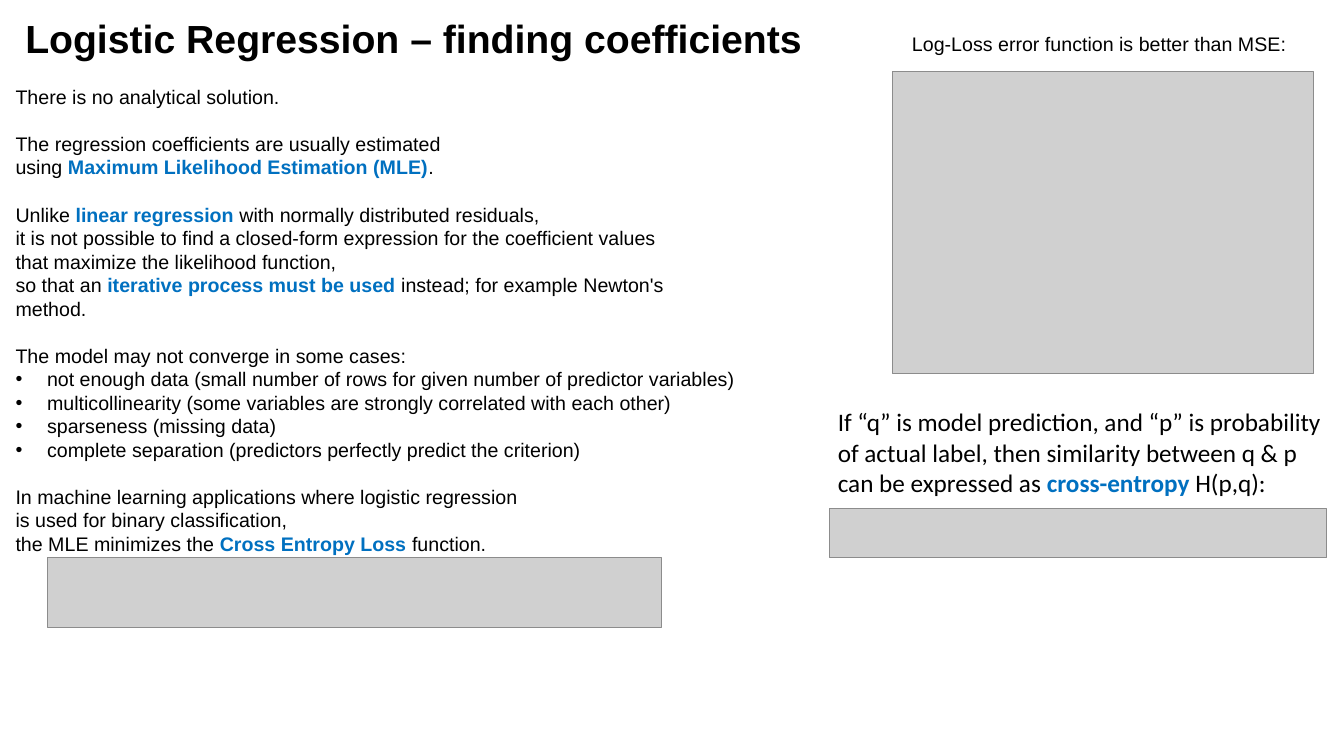
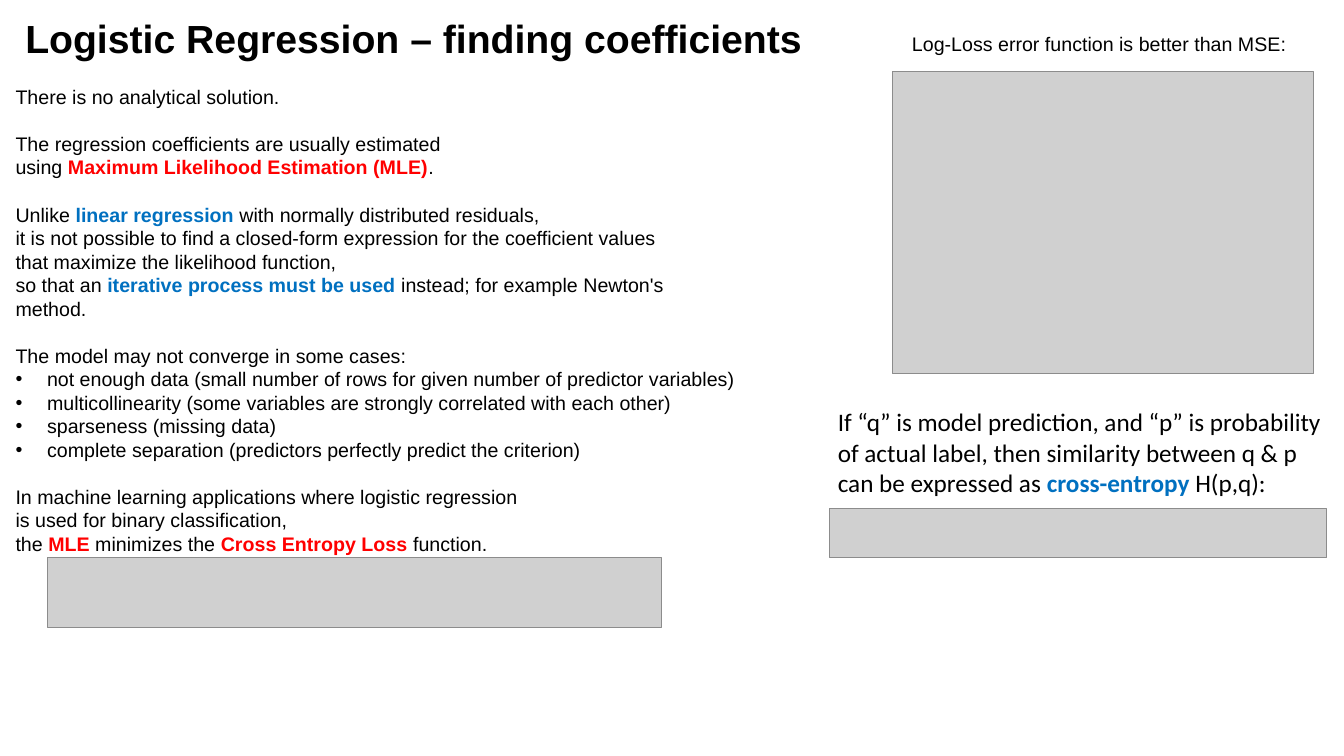
Before and after one commit to lselector/statistics, a slide deck: slide 2 of statistics_06_logistic_regression.pptx (slide 4 before the commit). Drawn at 1344x756 pixels with LibreOffice and Linux fonts; fonts in the diff are those of the drawing; grey boxes stand for pictures. Boxes give left, top, right and bottom in pixels: in the first picture for what was removed or moved away, otherwise in the second. Text is boxed around its words. In the diff, an @@ line names an element or a change of style, - is before the commit and + after.

```diff
--- a/statistics_06_logistic_regression.pptx
+++ b/statistics_06_logistic_regression.pptx
@@ text at <box>16,159,487,555</box>: text colour #0070C0 to #FF0000 in "Maximum Likelihood Estimation (MLE).", "Cross Entropy Loss"; text colour #000000 to #FF0000, bold on in "MLE" @@
```
Also in this commit, not shown: 7 other slides changed, 1 slide added.
